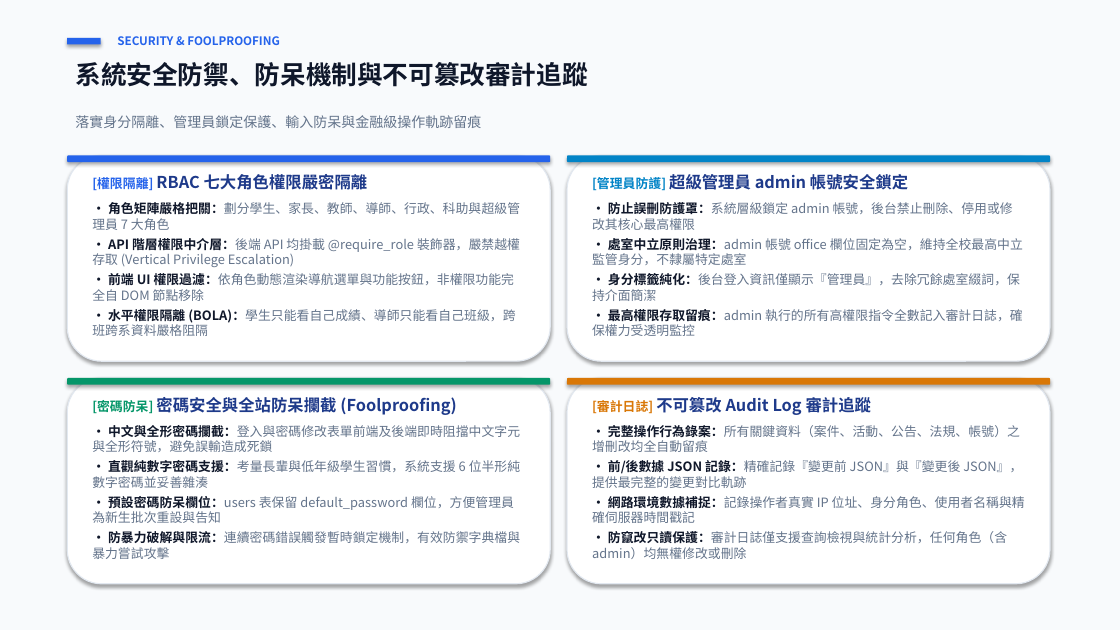
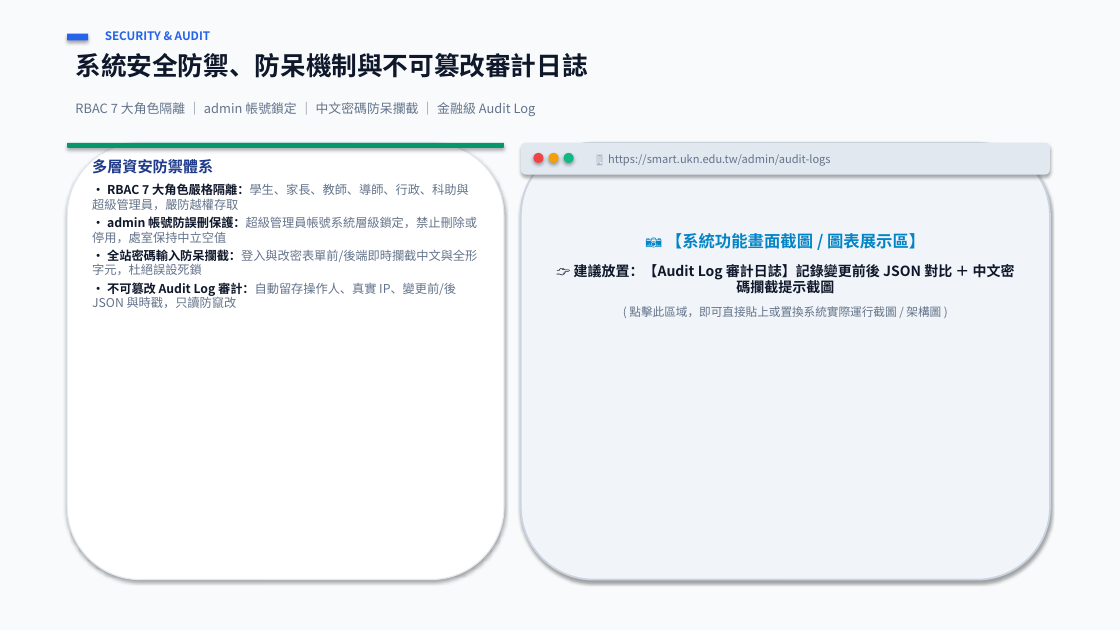
Before and after one commit to 111534121/smart-ukn, a slide deck: slide 11 of 校園智慧服務平台_專題成果簡報.pptx. Drawn at 1120x630 pixels with LibreOffice and Linux fonts; fonts in the diff are those of the drawing. Boxes give left, top, right and bottom in pixels: in the first picture for what was removed or moved away, otherwise in the second. Text is boxed around its words. In the diff, an @@ line names an element or a change of style, - is before the commit and + after.

Commit message:
docs: 優化專題成果簡報為極簡大圖版 (精簡字數、大面積功能截圖展示區、保留完整講稿)

```diff
--- a/校園智慧服務平台_專題成果簡報.pptx
+++ b/校園智慧服務平台_專題成果簡報.pptx
@@ rectangle: place and size @@
-rectangle at box(67, 38, 101, 45)
+rectangle at box(67, 34, 88, 40)
@@ text at box(75, 53, 587, 78): text changed @@
-系統安全防禦、防呆機制與不可篡改審計追蹤
+系統安全防禦、防呆機制與不可篡改審計日誌
@@ text at box(105, 31, 210, 40): text changed @@
-SECURITY & FOOLPROOFING
+SECURITY & AUDIT
@@ text at box(75, 102, 536, 116): text changed; size 12 to 11 pt @@
-落實身分隔離、管理員鎖定保護、輸入防呆與金融級操作軌跡留痕
+RBAC 7 大角色隔離 ｜ admin 帳號鎖定 ｜ 中文密碼防呆攔截 ｜ 金融級 Audit Log
@@ rounded rectangle: place and size @@
-rounded rectangle at box(67, 155, 550, 162)
+rounded rectangle at box(67, 143, 504, 148)
@@ rounded rectangle at box(67, 143, 504, 148): fill #2563EB to #059669 @@
@@ rounded rectangle: place and size @@
-rounded rectangle at box(67, 155, 550, 361)
+rounded rectangle at box(67, 143, 504, 580)
@@ rounded rectangle: place and size @@
-rounded rectangle at box(567, 155, 1050, 162)
+rounded rectangle at box(521, 143, 1050, 175)
@@ rounded rectangle at box(521, 143, 1050, 175): fill #0284C7 to #E2E8F0 @@
@@ rounded rectangle: place and size @@
-rounded rectangle at box(567, 155, 1050, 361)
+rounded rectangle at box(521, 143, 1050, 580)
@@ rounded rectangle at box(521, 143, 1050, 580): fill #FFFFFF to #F1F5F9; outline #E2E8F0 1 pt to #CBD5E1 1.5 pt @@
@@ text at box(92, 159, 477, 308): text changed; size 11 to 10.5 pt @@
-[權限隔離] RBAC 七大角色權限嚴密隔離
-• 角色矩陣嚴格把關：劃分學生、家長、教師、導師、行政、科助與超級管理員 7 大角色
-• API 階層權限中介層：後端 API 均掛載 @require_role 裝飾器，嚴禁越權存取 (Vertical Privilege Escalation)
-• 前端 UI 權限過濾：依角色動態渲染導航選單與功能按鈕，非權限功能完全自 DOM 節點移除
-• 水平權限隔離 (BOLA)：學生只能看自己成績、導師只能看自己班級，跨班跨系資料嚴格阻隔
+多層資安防禦體系
+• RBAC 7 大角色嚴格隔離：學生、家長、教師、導師、行政、科助與超級管理員，嚴防越權存取
+• admin 帳號防誤刪保護：超級管理員帳號系統層級鎖定，禁止刪除或停用，處室保持中立空值
+• 全站密碼輸入防呆攔截：登入與改密表單前/後端即時攔截中文與全形字元，杜絕誤設死鎖
+• 不可篡改 Audit Log 審計：自動留存操作人、真實 IP、變更前/後 JSON 與時戳，只讀防竄改
@@ ellipse added at box(534, 153, 544, 163), fill #EF4444 @@
@@ ellipse added at box(549, 153, 559, 163), fill #F59E0B @@
@@ ellipse added at box(564, 153, 574, 163), fill #10B981 @@
@@ text removed at box(592, 174, 1023, 336) @@
-[管理員防護] 超級管理員 admin 帳號安全鎖定
-• 防止誤刪防護罩：系統層級鎖定 admin 帳號，後台禁止刪除、停用或修改其核心最高權限
-• 處室中立原則治理：admin 帳號 office 欄位固定為空，維持全校最高中立監管身分，不隸屬特定處室
-• 身分標籤純化：後台登入資訊僅顯示『管理員』，去除冗餘處室綴詞，保持介面簡潔
-• 最高權限存取留痕：admin 執行的所有高權限指令全數記入審計日誌，確保權力受透明監控
@@ text added at box(608, 154, 830, 166), 9.5 pt, text #64748B @@
+🖥️ https://smart.ukn.edu.tw/admin/audit-logs
@@ text added at box(574, 233, 1015, 317), 12 pt, text #0F172A, bold @@
+📷 【系統功能畫面截圖 / 圖表展示區】
+👉 建議放置：【Audit Log 審計日誌】記錄變更前後 JSON 對比 ＋ 中文密碼攔截提示截圖
+( 點擊此區域，即可直接貼上或置換系統實際運行截圖 / 架構圖 )
@@ rounded rectangle removed at box(67, 378, 550, 584) @@
@@ rounded rectangle removed at box(67, 378, 550, 385) @@
@@ rounded rectangle removed at box(567, 378, 1050, 584) @@
@@ rounded rectangle removed at box(567, 378, 1050, 385) @@
@@ text removed at box(92, 397, 520, 559) @@
-[密碼防呆] 密碼安全與全站防呆攔截 (Foolproofing)
-• 中文與全形密碼攔截：登入與密碼修改表單前端及後端即時阻擋中文字元與全形符號，避免誤輸造成死鎖
-• 直觀純數字密碼支援：考量長輩與低年級學生習慣，系統支援 6 位半形純數字密碼並妥善雜湊
-• 預設密碼防呆欄位：users 表保留 default_password 欄位，方便管理員為新生批次重設與告知
-• 防暴力破解與限流：連續密碼錯誤觸發暫時鎖定機制，有效防禦字典檔與暴力嘗試攻擊
@@ text removed at box(592, 397, 1025, 559) @@
-[審計日誌] 不可篡改 Audit Log 審計追蹤
-• 完整操作行為錄案：所有關鍵資料（案件、活動、公告、法規、帳號）之增刪改均全自動留痕
-• 前/後數據 JSON 記錄：精確記錄『變更前 JSON』與『變更後 JSON』，提供最完整的變更對比軌跡
-• 網路環境數據補捉：記錄操作者真實 IP 位址、身分角色、使用者名稱與精確伺服器時間戳記
-• 防竄改只讀保護：審計日誌僅支援查詢檢視與統計分析，任何角色（含 admin）均無權修改或刪除
```
Also in this commit, not shown: 15 other slides changed, 1 other file.
